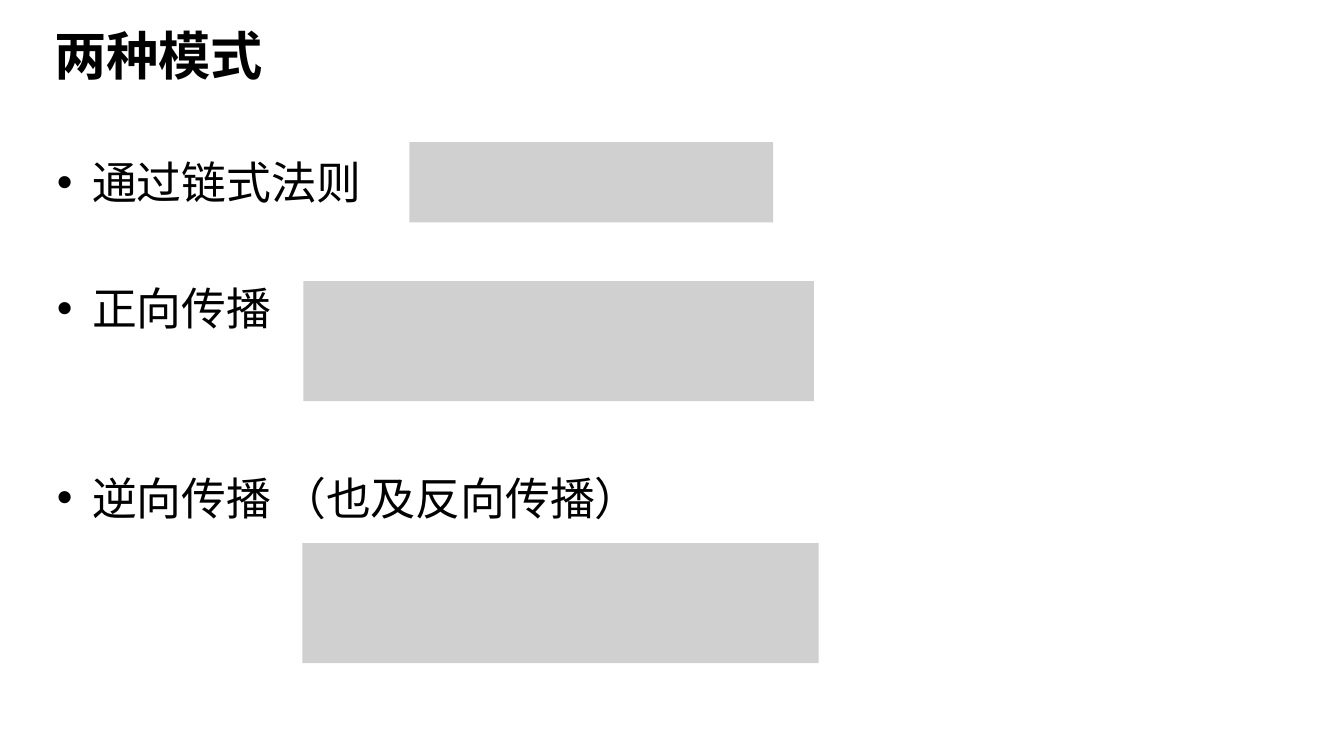
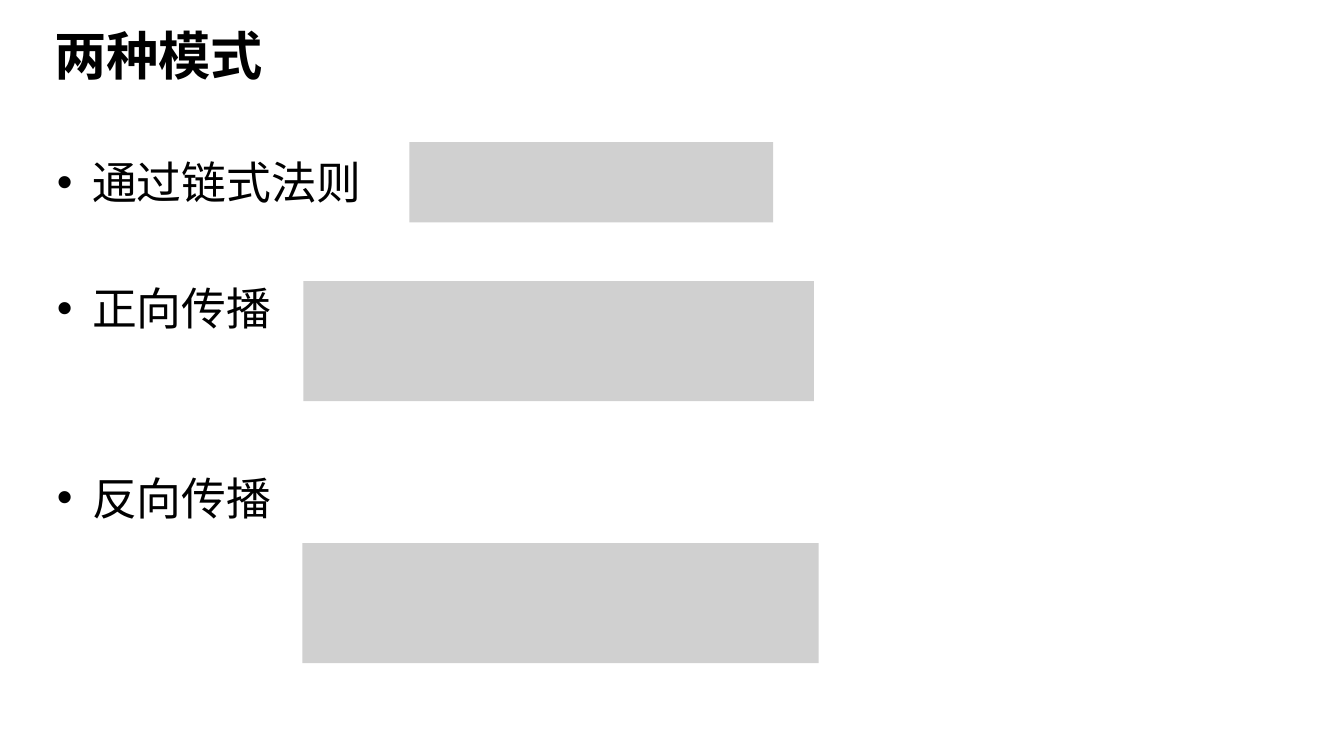
Before and after one commit to d2l-ai/berkeley-stat-157, a slide deck: slide 24 of slides-zh/03.导数、逆向传播和复杂度.pptx. Drawn at 1344x756 pixels with LibreOffice and Linux fonts; fonts in the diff are those of the drawing; grey boxes stand for pictures; background and template pictures are left out. Boxes give left, top, right and bottom in pixels: in the first picture for what was removed or moved away, otherwise in the second. Text is boxed around its words. In the diff, an @@ line names an element or a change of style, - is before the commit and + after.

```diff
--- a/slides-zh/03.导数、逆向传播和复杂度.pptx
+++ b/slides-zh/03.导数、逆向传播和复杂度.pptx
@@ text at <box>92,477,271,519</box>: text changed @@
-• 逆向传播 （也及反向传播）
+• 反向传播
```
Also in this commit, not shown: 10 other slides changed.
